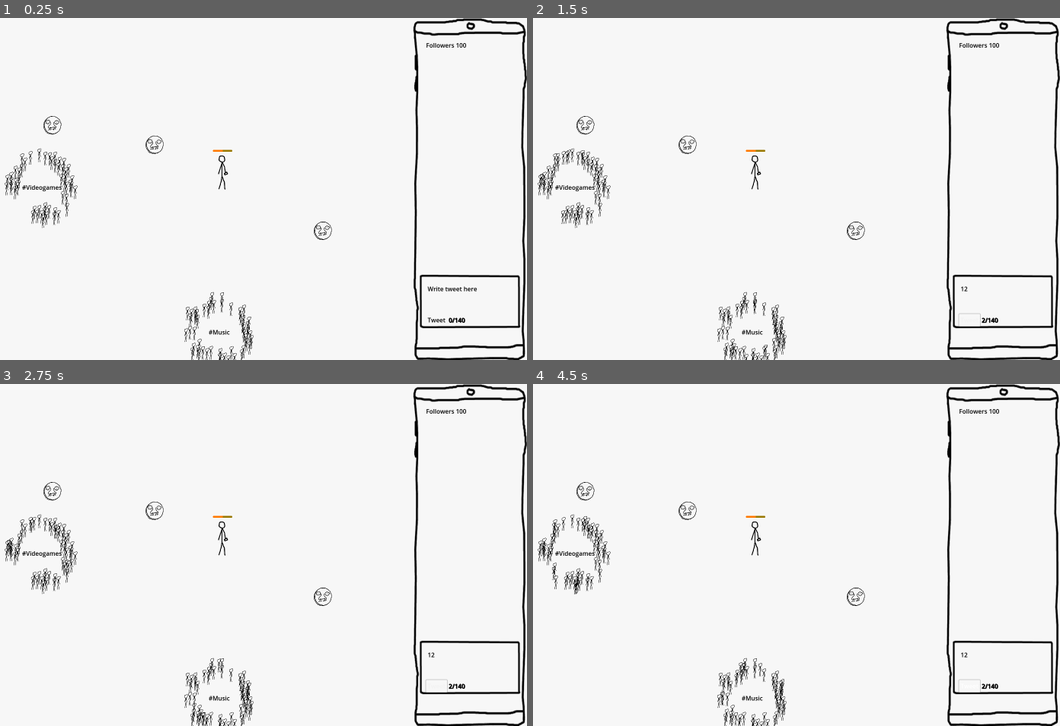
Above: before the commit, frames 1-4 (two rows, left to right).
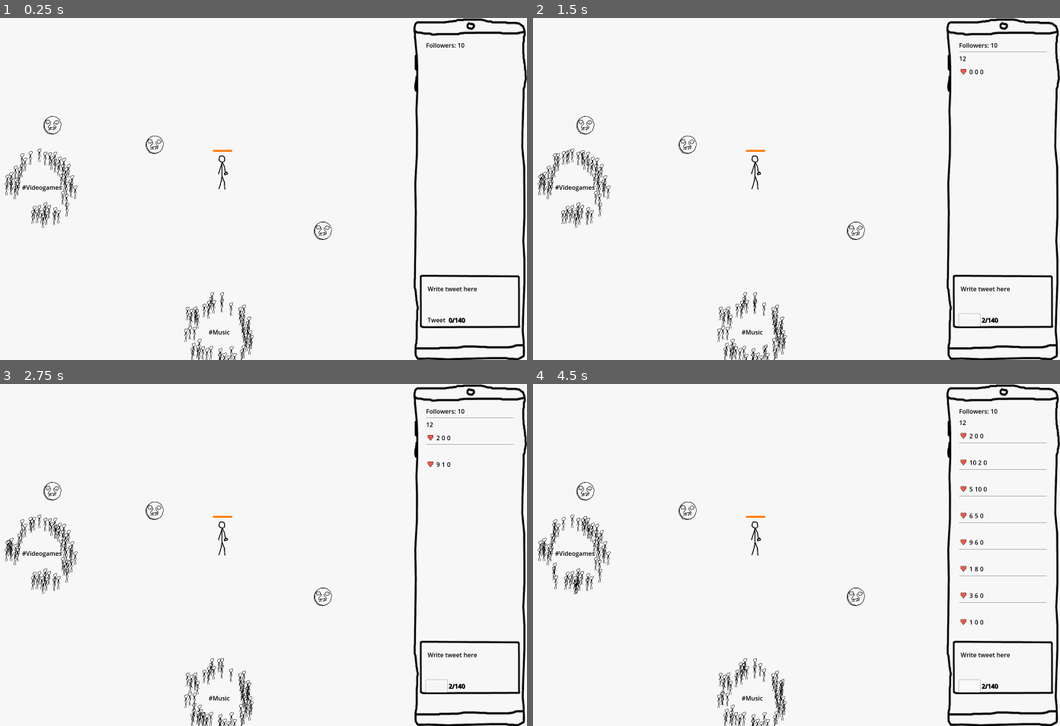
Above: after the commit, the same moments.

Repository: loiveli/FGJ2025
Game: Godot game, scene res://Root.tscn
Same seed, same stepped clock (60 frames per second), same inputs: the game is played once before the commit and once after it.
Inputs (mouse positions are in pixels of both pictures, inside the frame that each line leads up to):
- Up to frame 1 (0.25 s): no input
- Up to frame 2 (1.5 s): click (1002, 298) at 0.52 s; type "12" at 0.6 s; click "Tweet" at 1.25 s
- Up to frame 3 (2.75 s): click "Tweet" at 2 s
- Up to frame 4 (4.5 s): click "Tweet" at 2.75 s; tap Enter at 3.5, 3.6, 4.35 s

The runs differ from the first frame. In frame 1, less than 0.1% of the frame differs, in the area x 42-89%, y 7-40%; in frame 2, 0.2%; in frame 3, 0.3%; in frame 4, 0.7%, in the area x 42-98%, y 7-80%.
Error before the commit: Parse Error: Identifier "tar" not declared in the current scope. (res://player.gd:87)
Error after the commit: Invalid access of index '0' on a base object of type: 'Array'. (res://tweet_list.gd:25)

Commit message:
New system for tweet target

Diff:
--- a/Root.tscn
+++ b/Root.tscn
@@ -12,6 +12,7 @@
 [ext_resource type="Script" path="res://tweet_character_label.gd" id="4_lodnv"]
 [ext_resource type="PackedScene" uid="uid://dfr54ojd8lgxj" path="res://api/api.tscn" id="4_vjfwk"]
 [ext_resource type="PackedScene" uid="uid://dsb27wfudse5n" path="res://player_animation.tscn" id="7_l1adc"]
+[ext_resource type="PackedScene" uid="uid://cexvdwe4fa0g1" path="res://tweet_target.tscn" id="12_oc4mc"]
 
 [sub_resource type="StyleBoxEmpty" id="StyleBoxEmpty_a1a0a"]
 
@@ -25,13 +26,14 @@
 [node name="Node2D" type="Node2D"]
 script = ExtResource("1_td513")
 
-[node name="Player" type="CharacterBody2D" parent="." node_paths=PackedStringArray("followerLabel", "sanityBar", "tweetButton")]
+[node name="Player" type="CharacterBody2D" parent="." node_paths=PackedStringArray("tweetTarget", "followerLabel", "sanityBar", "tweetButton")]
 process_priority = 1
 process_physics_priority = 1
 position = Vector2(500, 250)
 collision_layer = 8
 collision_mask = 7
 script = ExtResource("2_43n2e")
+tweetTarget = NodePath("../TweetTarget")
 followerLabel = NodePath("Phone/PhoneMargins/TwitterUI/HBoxContainer/TwitterFollowers")
 sanityBar = NodePath("Sanitybar")
 tweetButton = NodePath("Phone/PhoneMargins/TwitterUI/NewTweet/VBoxContainer/TweetButton")
@@ -183,6 +185,9 @@
 position = Vector2(-391, 512)
 bubble = "Movies"
 
+[node name="TweetTarget" parent="." instance=ExtResource("12_oc4mc")]
+visible = false
+
 [node name="API" parent="." instance=ExtResource("4_vjfwk")]
 position = Vector2(-35, 207)
 RETURN_HARDCODED_VALUE = true
--- a/player.gd
+++ b/player.gd
@@ -1,8 +1,11 @@
 extends CharacterBody2D
+
+
 
 var targetPosition: Vector2 = position
 var collisionType = "PLAYER"
 var speed: int = 25
+@export var tweetTarget: Node2D
 @export var followerLabel: Label
 @export var sanityBar: Node2D
 var bubbles: Dictionary
@@ -42,6 +45,7 @@
 	if (position - targetPosition).length() > speed * delta:
 		move = position.direction_to(targetPosition) * speed * delta
 	else:
+		tweetTarget.visible = false
 		sanity -= 0.001 * followers
 		position = targetPosition
 		self.animation_player.stop(false)
@@ -72,7 +76,7 @@
 		if similarity.value > 0.3 and similarity.value > maxValue / 2.0:
 			maxValue = similarity.value if similarity.value > maxValue else maxValue
 			var bubble = bubbles[similarity.bubble]
-			moveVector += position.direction_to(bubble.position) * (similarity.value*speed*20)
+			moveVector += position.direction_to(bubble.position) * (similarity.value*(250+speed))
 
 		# Send notifications
 		bubbles[similarity.bubble].new_notification(similarity.value)
@@ -82,6 +86,5 @@
 		var facing = -1 if targetPosition.x < self.position.x else 1
 		self.animated.scale.x = facing * animated_original_scale_x
 		self.animation_player.play("walk")
-
-func _draw():
-	draw_circle(tar, 10, Color("#cecece"))
+		tweetTarget.visible = true
+		tweetTarget.position = targetPosition
--- /dev/null
+++ b/tweet_target.tscn
@@ -0,0 +1,8 @@
+[gd_scene load_steps=2 format=3 uid="uid://cexvdwe4fa0g1"]
+
+[ext_resource type="Texture2D" uid="uid://dfleeeobo50bw" path="res://assets/position.svg" id="1_7h77a"]
+
+[node name="TweetTarget" type="Node2D"]
+
+[node name="Sprite2D" type="Sprite2D" parent="."]
+texture = ExtResource("1_7h77a")
Not shown: 1 places in Root.tscn that only renumber resources
